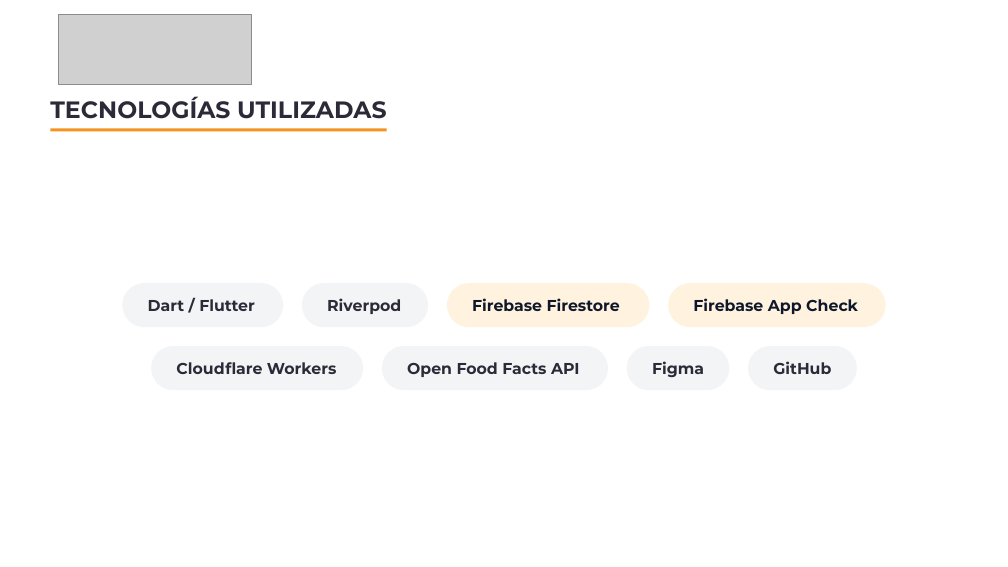
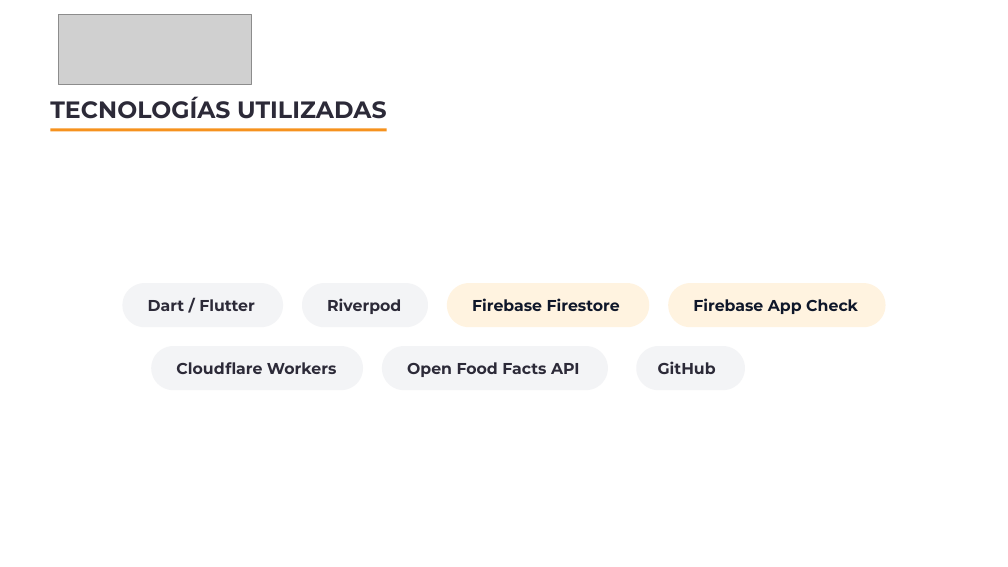
Before and after one commit to DanBetTap/800D-Equipo09, a slide deck: slide 14 of Fase 3/Evidencias Grupales/Presentación Final del proyecto.pptx (slide 13 before the commit). Drawn at 1008x567 pixels with LibreOffice and Linux fonts; fonts in the diff are those of the drawing; grey boxes stand for pictures. Boxes give left, top, right and bottom in pixels: in the first picture for what was removed or moved away, otherwise in the second. Text is boxed around its words. In the diff, an @@ line names an element or a change of style, - is before the commit and + after.

```diff
--- a/Fase 3/Evidencias Grupales/Presentación Final del proyecto.pptx
+++ b/Fase 3/Evidencias Grupales/Presentación Final del proyecto.pptx
@@ rounded rectangle: place and size @@
-rounded rectangle at (627,346,729,390)
+rounded rectangle at (637,346,746,390)
@@ text "GitHub": place and size @@
-text "GitHub" at (773,361,831,374)
+text "GitHub" at (658,361,716,374)
@@ rounded rectangle removed at (749,346,858,390) @@
@@ text removed at (652,361,704,377) @@
-Figma
```
Also in this commit, not shown: 1 other slide changed, 1 slide added.
